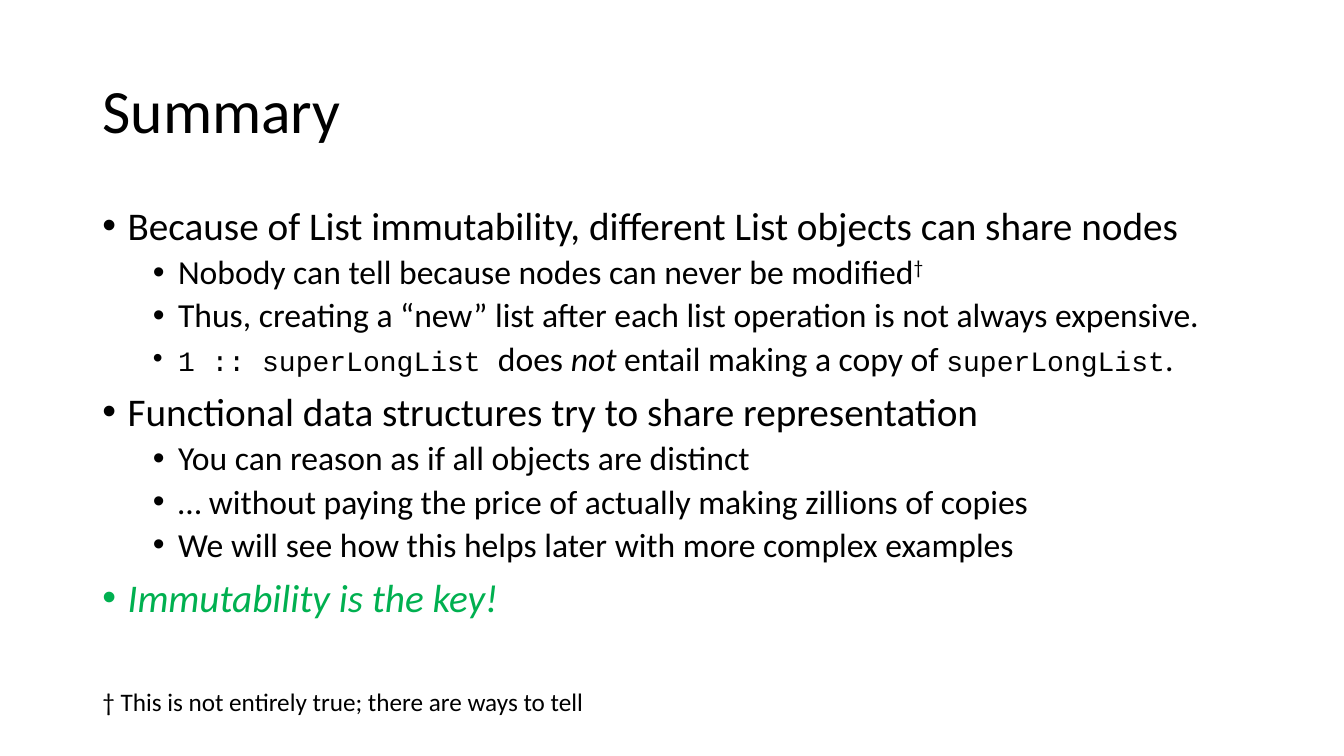
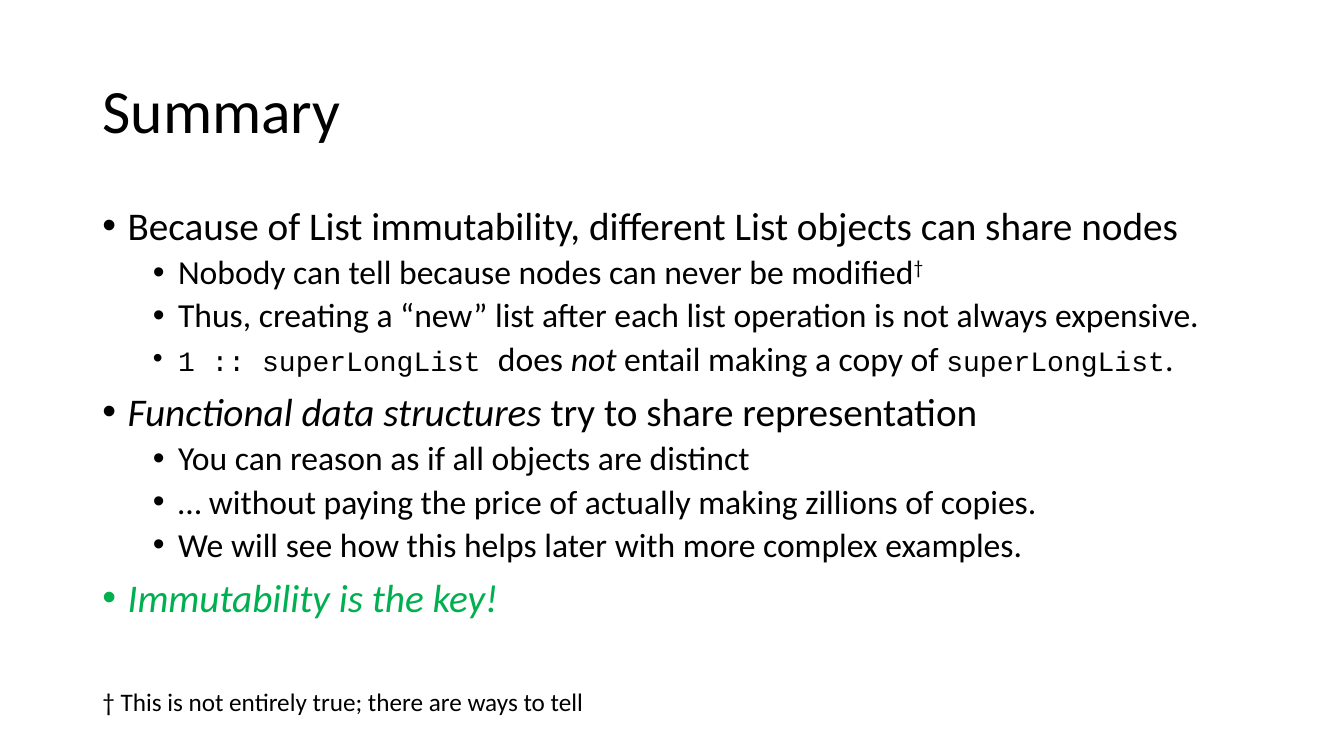
Before and after one commit to pchapin/augusta, a slide deck: slide 7 of tutorials/Scala/presentations/15_Lists.pptx. Drawn at 1344x756 pixels with LibreOffice and Linux fonts; fonts in the diff are those of the drawing. Boxes give left, top, right and bottom in pixels: in the first picture for what was removed or moved away, otherwise in the second. Text is boxed around its words. In the diff, an @@ line names an element or a change of style, - is before the commit and + after.

```diff
--- a/tutorials/Scala/presentations/15_Lists.pptx
+++ b/tutorials/Scala/presentations/15_Lists.pptx
@@ text at <box>128,398,977,433</box>: italic on in "Functional data structures" @@
@@ text at <box>178,490,1036,563</box>: text changed @@
-  • … without paying the price of actually making zillions of copies
-  • We will see how this helps later with more complex examples
+  • … without paying the price of actually making zillions of copies.
+  • We will see how this helps later with more complex examples.
```
Also in this commit, not shown: 6 other slides changed, 2 other files.
